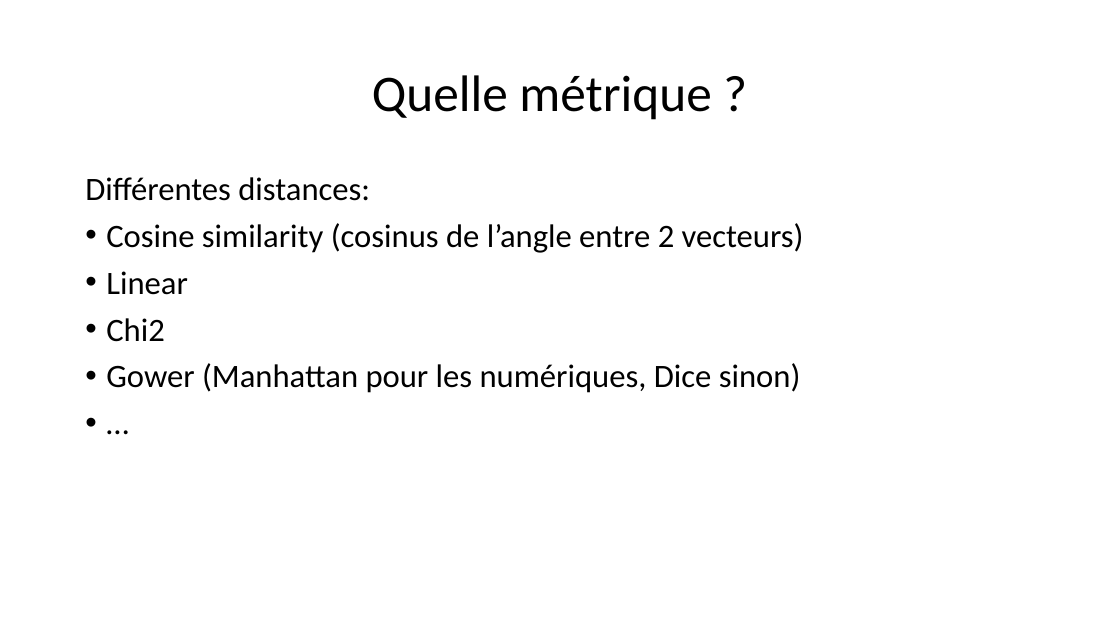
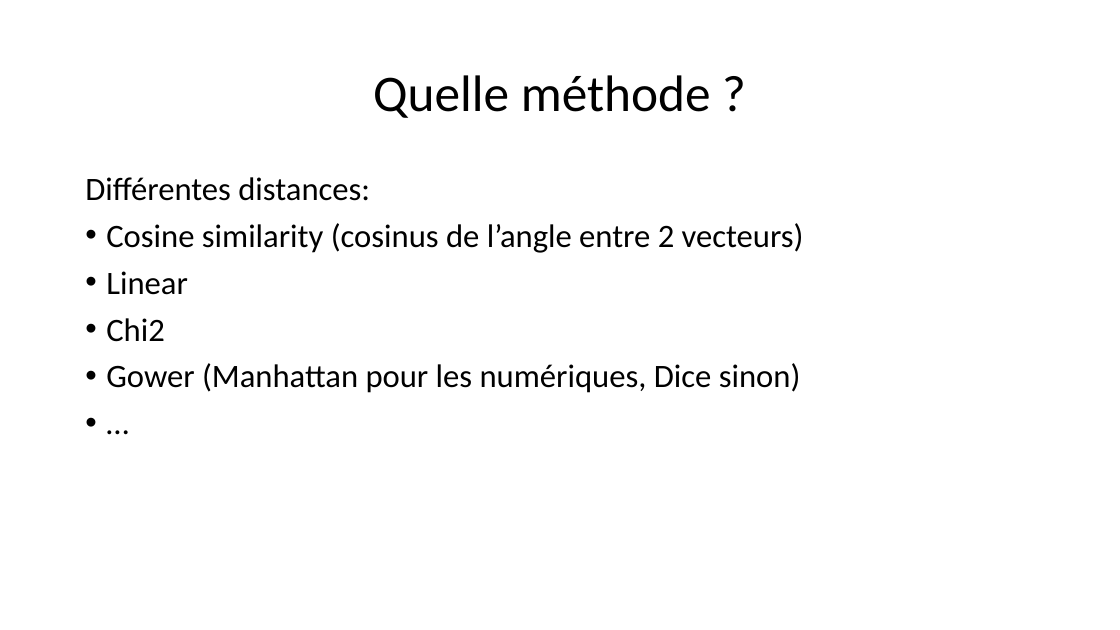
Before and after one commit to morganscao/Projet3, a slide deck: slide 28 of Rapport/Moteur de recommandations de films.pptx (slide 29 before the commit). Drawn at 1120x630 pixels with LibreOffice and Linux fonts; fonts in the diff are those of the drawing. Boxes give left, top, right and bottom in pixels: in the first picture for what was removed or moved away, otherwise in the second. Text is boxed around its words. In the diff, an @@ line names an element or a change of style, - is before the commit and + after.

```diff
--- a/Rapport/Moteur de recommandations de films.pptx
+++ b/Rapport/Moteur de recommandations de films.pptx
@@ title at bbox=[373, 75, 711, 118]: text changed @@
-Quelle métrique ?
+Quelle méthode ?
```
Also in this commit, not shown: 8 other slides changed, 1 slide added, 2 slides removed, 1 other file.
